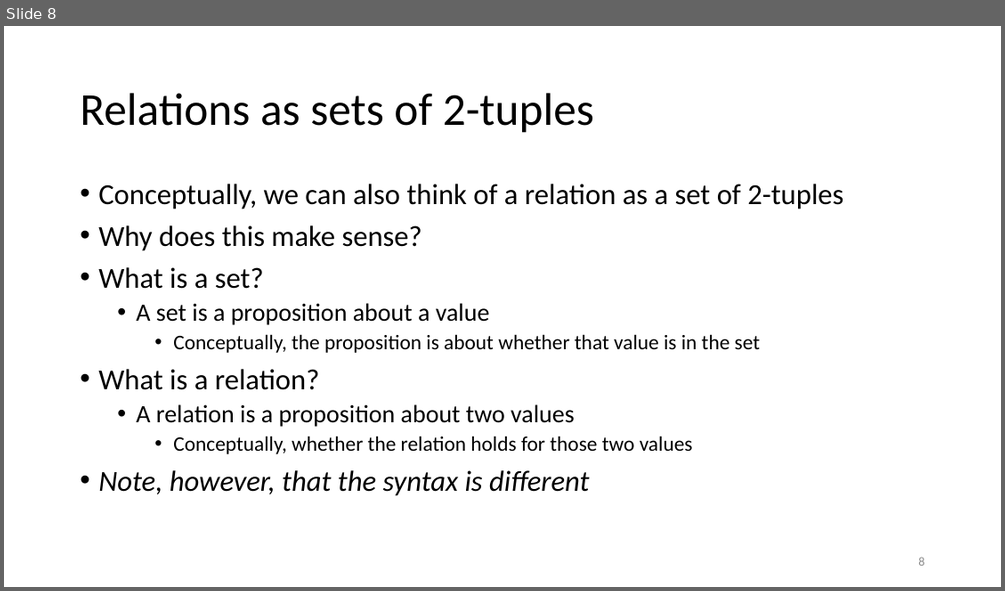
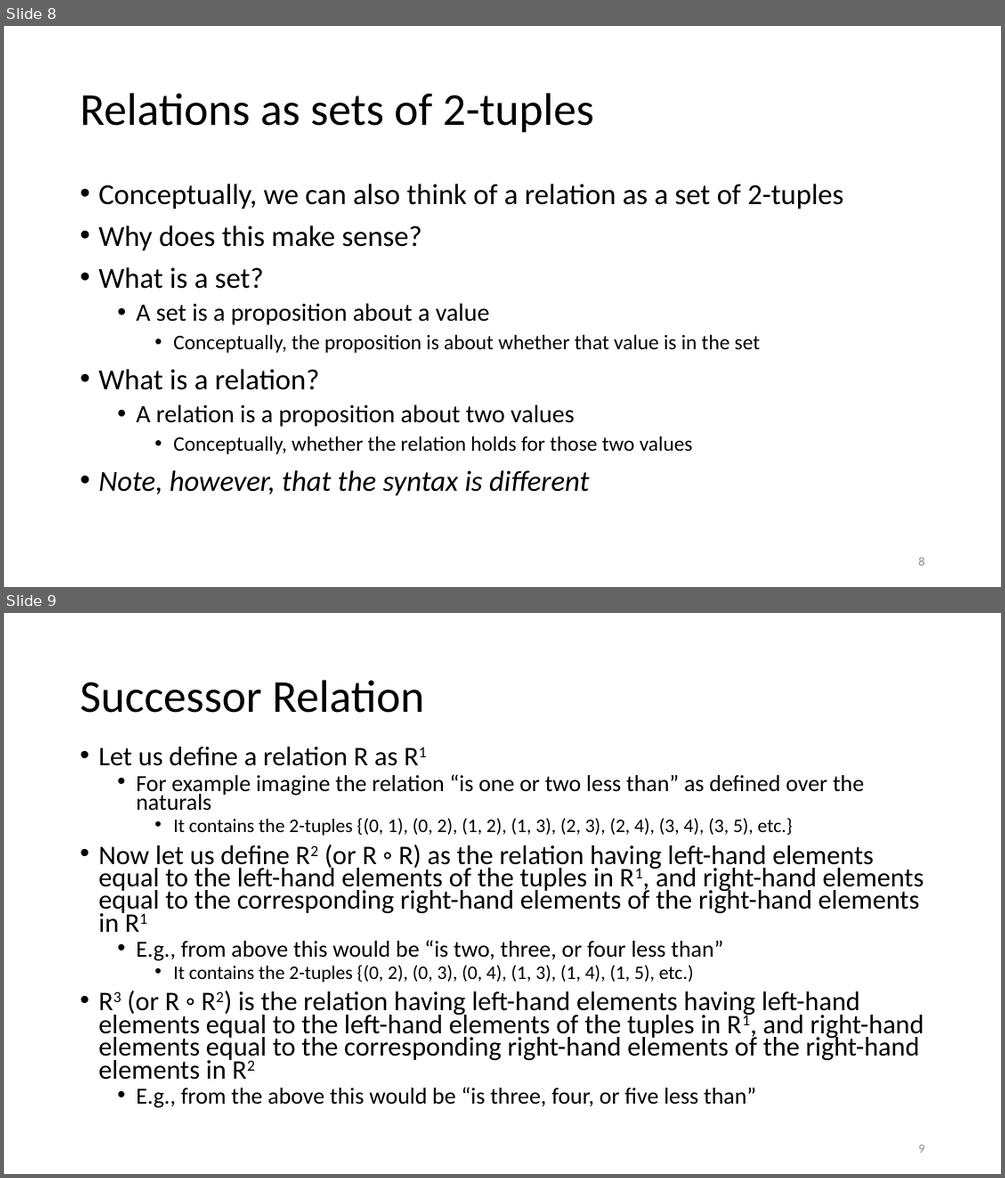
Before and after one commit to tcmch/cs-dm-lean, a slide deck: src/13_Relations/Relations.pptx. Shown one above the other, each under a label of ours: slide 8 before the commit, slides 8 and 9 after it. The pictures are 1005x591 and 1005x1178 pixels, drawn with LibreOffice and Linux fonts; fonts in the diff are those of the drawing. Boxes give left, top, right and bottom in pixels: in the first picture for what was removed or moved away, otherwise in the second. Text is boxed around its words. In the diff, an @@ line names an element or a change of style, - is before the commit and + after.

Commit message:
Added material to relations

```diff
--- a/src/13_Relations/Relations.pptx
+++ b/src/13_Relations/Relations.pptx
@@ slide 9 added at (4, 613, 1001, 1174), background #FFFFFF @@
@@ title added at (80, 680, 424, 713), 44 pt, text #000000 @@
+Successor Relation
@@ text added at (98, 747, 924, 1108), 25.9 pt, text #000000 @@
+• Let us define a relation R as R1
+  • For example imagine the relation “is one or two less than” as defined over the naturals
+    • It contains the 2-tuples {(0, 1), (0, 2), (1, 2), (1, 3), (2, 3), (2, 4), (3, 4), (3, 5), etc.}
+• Now let us define R2 (or R ◦ R) as the relation having left-hand elements equal to the left-hand elements of the tuples in R1, and right-hand elements equal to the corresponding right-hand elements of the right-hand elements in R1
+  • E.g., from above this would be “is two, three, or four less than”
+    • It contains the 2-tuples {(0, 2), (0, 3), (0, 4), (1, 3), (1, 4), (1, 5), etc.)
+• R3 (or R ◦ R2) is the relation having left-hand elements having left-hand elements equal to the left-hand elements of the tuples in R1, and right-hand elements equal to the corresponding right-hand elements of the right-hand elements in R2
+  • E.g., from the above this would be “is three, four, or five less than”
@@ page number added at (918, 1144, 924, 1152), 12 pt, text #8C8C8C @@
+9
```
Also in this commit, not shown: 1 slide changed, 2 other slides added, 1 other file.
